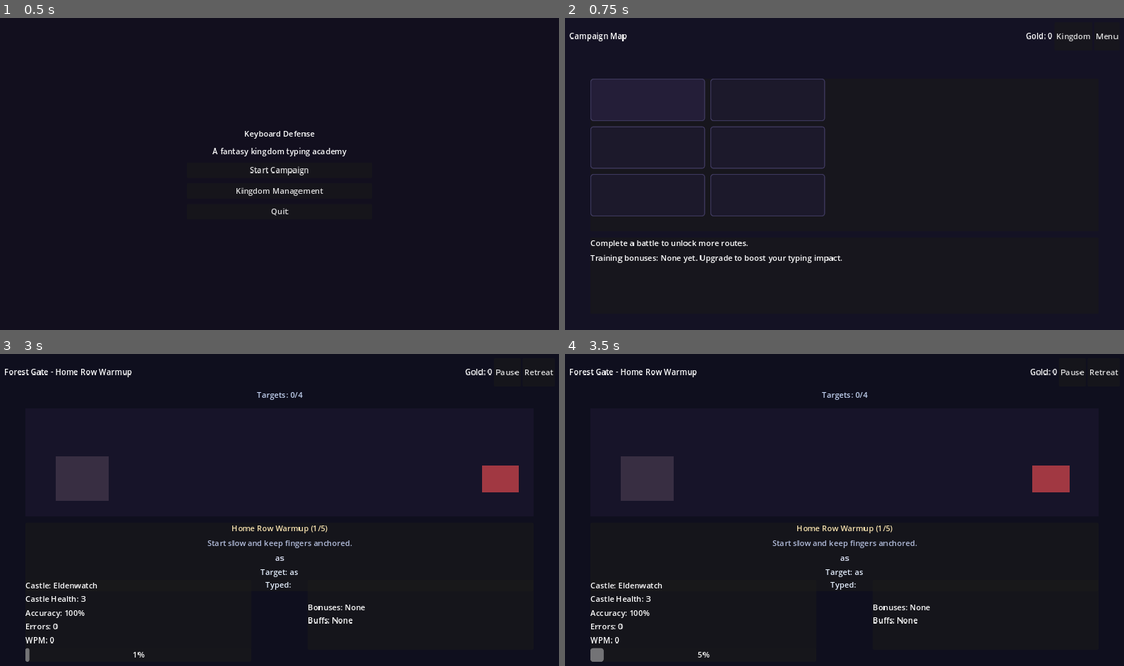
Above: before the commit, frames 1-4 (two rows, left to right).
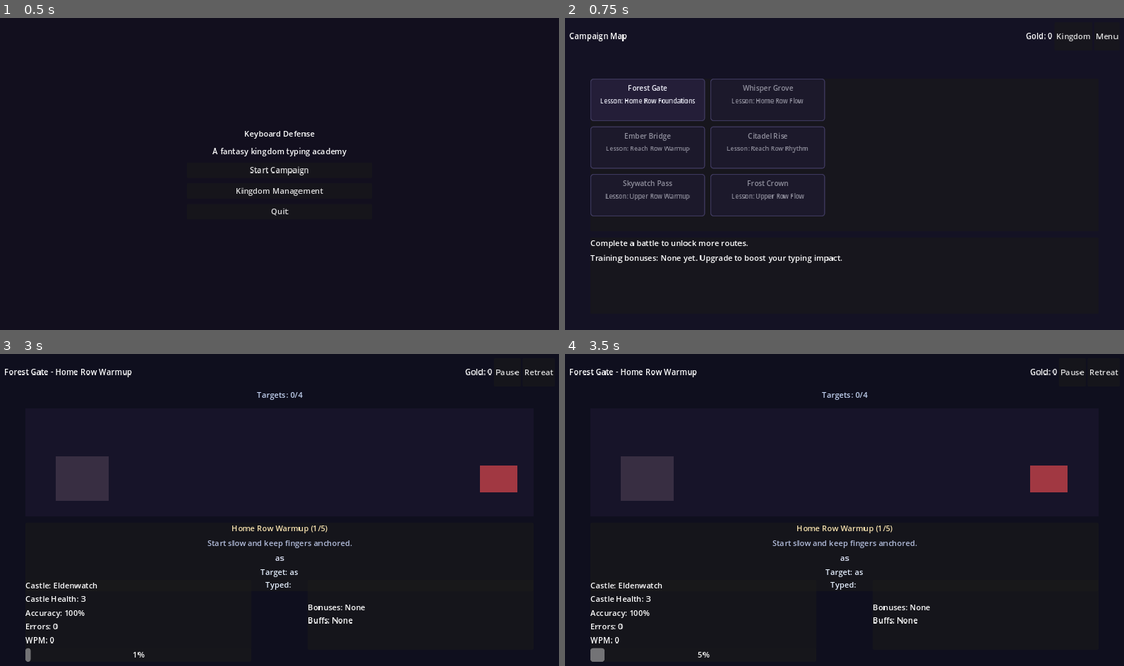
Above: after the commit, the same moments.

Repository: WanderlustCoder/Keyboard-Defense-AzureVale
Game: Godot game, scene res://scenes/MainMenu.tscn
Two runs of this game, one before a commit and one after it. Both use one fixed random seed, a clock stepped at 60 frames per second and the inputs below.
Inputs (mouse positions are in pixels of both pictures, inside the frame that each line leads up to):
- Up to frame 1 (0.5 s): no input
- Up to frame 2 (0.75 s): click "Start Campaign" at 0.5 s
- Up to frame 3 (3 s): click "Kingdom" at 1.25 s; click "Map" at 2 s; click (83, 435) at 2.77 s
- Up to frame 4 (3.5 s): no input

Frame 1 is identical in both runs. In frame 2, 1.1% of the frame differs, in the area x 6-44%, y 21-59%; in frame 3, less than 0.1%; in frame 4, less than 0.1%.

Commit message:
Fix campaign map card labels and input handling

Diff:
--- a/apps/keyboard-defense-godot/scripts/CampaignMap.gd
+++ b/apps/keyboard-defense-godot/scripts/CampaignMap.gd
@@ -54,15 +54,14 @@
 		var text_color = Color(0.94, 0.94, 0.98)
 		if not unlocked:
 			text_color.a = 0.55
-		var button = Button.new()
-		button.custom_minimum_size = Vector2(260, 96)
-		button.focus_mode = Control.FOCUS_NONE
-		button.disabled = not unlocked
-		button.text = ""
-		button.mouse_default_cursor_shape = Control.CURSOR_POINTING_HAND if unlocked else Control.CURSOR_ARROW
+		var card = Control.new()
+		card.custom_minimum_size = Vector2(260, 96)
+		card.mouse_default_cursor_shape = Control.CURSOR_POINTING_HAND if unlocked else Control.CURSOR_ARROW
 		if unlocked:
-			button.pressed.connect(_on_node_pressed.bind(node_id))
-
+			card.mouse_filter = Control.MOUSE_FILTER_STOP
+			card.gui_input.connect(_on_card_input.bind(node_id))
+		else:
+			card.mouse_filter = Control.MOUSE_FILTER_IGNORE
 		var card_style = StyleBoxFlat.new()
 		card_style.bg_color = Color(0.14, 0.12, 0.22) if unlocked else Color(0.11, 0.1, 0.17)
 		card_style.border_color = Color(0.35, 0.32, 0.52) if completed else Color(0.24, 0.22, 0.36)
@@ -74,66 +73,83 @@
 		card_style.corner_radius_top_right = 6
 		card_style.corner_radius_bottom_left = 6
 		card_style.corner_radius_bottom_right = 6
-		button.add_theme_stylebox_override("normal", card_style)
-		button.add_theme_stylebox_override("hover", card_style)
-		button.add_theme_stylebox_override("pressed", card_style)
-		button.add_theme_stylebox_override("disabled", card_style)
+		var card_panel = Panel.new()
+		card_panel.set_anchors_preset(Control.PRESET_FULL_RECT)
+		card_panel.add_theme_stylebox_override("panel", card_style)
+		card_panel.mouse_filter = Control.MOUSE_FILTER_IGNORE
+		card.add_child(card_panel)
 
-		var padding = MarginContainer.new()
-		padding.set_anchors_preset(Control.PRESET_FULL_RECT)
-		padding.offset_left = 8
-		padding.offset_top = 6
-		padding.offset_right = -8
-		padding.offset_bottom = -6
-		padding.mouse_filter = Control.MOUSE_FILTER_IGNORE
-		button.add_child(padding)
-
-		var content = VBoxContainer.new()
-		content.add_theme_constant_override("separation", 4)
-		content.size_flags_horizontal = Control.SIZE_EXPAND_FILL
-		content.size_flags_vertical = Control.SIZE_EXPAND_FILL
-		content.mouse_filter = Control.MOUSE_FILTER_IGNORE
-		padding.add_child(content)
+		var padding = 8.0
+		var spacing = 4.0
+		var title_height = 28.0
+		var lesson_height = 22.0
+		var reward_height = 18.0
+		var y = padding
 
 		var title = Label.new()
 		title.text = label + (" (cleared)" if completed else "")
-		title.size_flags_horizontal = Control.SIZE_EXPAND_FILL
+		title.anchor_left = 0.0
+		title.anchor_right = 1.0
+		title.offset_left = padding
+		title.offset_right = -padding
+		title.offset_top = y
+		title.offset_bottom = y + title_height
 		title.horizontal_alignment = HORIZONTAL_ALIGNMENT_CENTER
+		title.vertical_alignment = VERTICAL_ALIGNMENT_CENTER
 		title.autowrap_mode = TextServer.AUTOWRAP_WORD
 		title.max_lines_visible = 2
 		title.text_overrun_behavior = TextServer.OVERRUN_TRIM_ELLIPSIS
 		title.add_theme_font_size_override("font_size", 16)
 		title.add_theme_color_override("font_color", text_color)
+		title.clip_text = true
 		title.mouse_filter = Control.MOUSE_FILTER_IGNORE
-		content.add_child(title)
+		card.add_child(title)
+
+		y += title_height + spacing
 
 		var lesson_label = Label.new()
 		lesson_label.text = "Lesson: %s" % lesson_label_text
-		lesson_label.size_flags_horizontal = Control.SIZE_EXPAND_FILL
+		lesson_label.anchor_left = 0.0
+		lesson_label.anchor_right = 1.0
+		lesson_label.offset_left = padding
+		lesson_label.offset_right = -padding
+		lesson_label.offset_top = y
+		lesson_label.offset_bottom = y + lesson_height
 		lesson_label.horizontal_alignment = HORIZONTAL_ALIGNMENT_CENTER
+		lesson_label.vertical_alignment = VERTICAL_ALIGNMENT_CENTER
 		lesson_label.autowrap_mode = TextServer.AUTOWRAP_WORD
 		lesson_label.max_lines_visible = 2
 		lesson_label.text_overrun_behavior = TextServer.OVERRUN_TRIM_ELLIPSIS
 		lesson_label.add_theme_font_size_override("font_size", 14)
 		lesson_label.add_theme_color_override("font_color", text_color)
+		lesson_label.clip_text = true
 		lesson_label.mouse_filter = Control.MOUSE_FILTER_IGNORE
-		content.add_child(lesson_label)
+		card.add_child(lesson_label)
+
+		y += lesson_height + spacing
 
 		var reward_text = _format_reward_preview(reward_gold, completed)
 		if reward_text != "":
 			var reward_label = Label.new()
 			reward_label.text = reward_text
-			reward_label.size_flags_horizontal = Control.SIZE_EXPAND_FILL
+			reward_label.anchor_left = 0.0
+			reward_label.anchor_right = 1.0
+			reward_label.offset_left = padding
+			reward_label.offset_right = -padding
+			reward_label.offset_top = y
+			reward_label.offset_bottom = y + reward_height
 			reward_label.horizontal_alignment = HORIZONTAL_ALIGNMENT_CENTER
+			reward_label.vertical_alignment = VERTICAL_ALIGNMENT_CENTER
 			reward_label.autowrap_mode = TextServer.AUTOWRAP_WORD
 			reward_label.max_lines_visible = 1
 			reward_label.text_overrun_behavior = TextServer.OVERRUN_TRIM_ELLIPSIS
 			reward_label.add_theme_font_size_override("font_size", 12)
 			reward_label.add_theme_color_override("font_color", text_color)
+			reward_label.clip_text = true
 			reward_label.mouse_filter = Control.MOUSE_FILTER_IGNORE
-			content.add_child(reward_label)
+			card.add_child(reward_label)
 
-		map_grid.add_child(button)
+		map_grid.add_child(card)
 
 func _update_summary() -> void:
 	var summary = progression.get_last_summary()
@@ -165,6 +181,13 @@
 func _on_node_pressed(node_id: String) -> void:
 	game_controller.go_to_battle(node_id)
 
+func _on_card_input(event: InputEvent, node_id: String) -> void:
+	if event is InputEventMouseButton and event.pressed and event.button_index == MOUSE_BUTTON_LEFT:
+		_on_node_pressed(node_id)
+		var viewport = get_viewport()
+		if viewport != null:
+			viewport.set_input_as_handled()
+
 func _on_back_pressed() -> void:
 	game_controller.go_to_menu()
 
--- a/apps/keyboard-defense-godot/scripts/tests/test_map_layout.gd
+++ b/apps/keyboard-defense-godot/scripts/tests/test_map_layout.gd
@@ -106,19 +106,22 @@
 	return Vector2(width, height)
 
 func _has_visible_text(node: Node) -> bool:
-	if node is Button:
-		var button := node as Button
-		if button.text.strip_edges() != "":
-			return true
 	if node is Label:
 		var label := node as Label
-		if label.text.strip_edges() != "":
+		if _is_visible_control(label) and label.text.strip_edges() != "":
 			return true
 	if node is RichTextLabel:
 		var rich := node as RichTextLabel
-		if rich.text.strip_edges() != "":
+		if _is_visible_control(rich) and rich.text.strip_edges() != "":
 			return true
 	for child in node.get_children():
 		if _has_visible_text(child):
 			return true
 	return false
+
+func _is_visible_control(control: Control) -> bool:
+	if not control.is_visible_in_tree():
+		return false
+	if control.size.x <= 0.5 or control.size.y <= 0.5:
+		return false
+	return true
